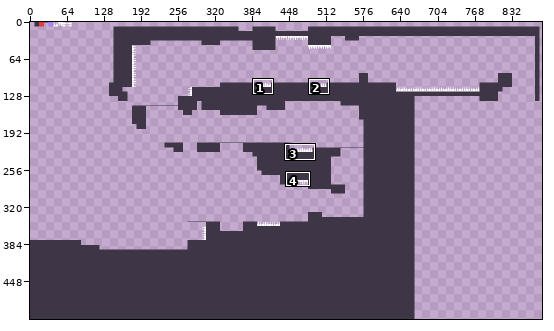
Edited in one commit: pixel-art file (graphics/test_room.aseprite). The first picture is a wide view before the edit; the outline marks the close-up.
Close-up. Old version:
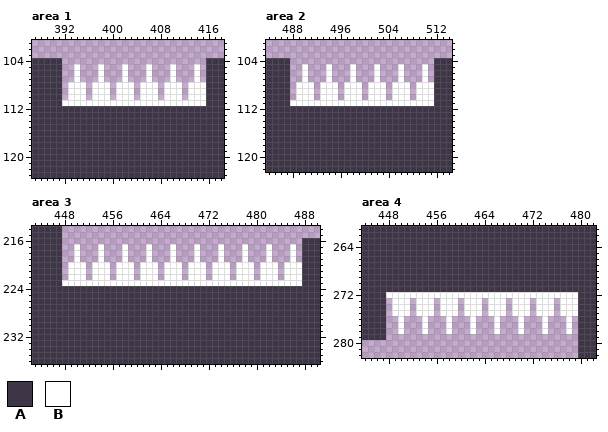
1024x512 pixels, 1 frame. Shown: area 1: x 387..418, y 101..123; area 2: x 484..514, y 101..122; area 3: x 443..490, y 214..236; area 4: x 444..482, y 261..282. The wide view leaves out empty margins. The commit also changed other parts of the picture, which this record leaves out.
Visible layers, top first: "TestTilemap", "Layer 1".
Palette (. is transparent): A #3e3546  B #ffffff
Pixels before, area 1, first column x 387:
104 AAAAA........................AAA
105 AAAAA..B...B...B...B...B...B.AAA
106 AAAAA..B...B...B...B...B...B.AAA
107 AAAAA..B...B...B...B...B...B.AAA
108 AAAAA.BBB.BBB.BBB.BBB.BBB.BBBAAA
109 AAAAA.BBB.BBB.BBB.BBB.BBB.BBBAAA
110 AAAAA.BBB.BBB.BBB.BBB.BBB.BBBAAA
111 AAAAABBBBBBBBBBBBBBBBBBBBBBBBAAA
112 AAAAAAAAAAAAAAAAAAAAAAAAAAAAAAAA
113 AAAAAAAAAAAAAAAAAAAAAAAAAAAAAAAA
114 AAAAAAAAAAAAAAAAAAAAAAAAAAAAAAAA
115 AAAAAAAAAAAAAAAAAAAAAAAAAAAAAAAA
116 AAAAAAAAAAAAAAAAAAAAAAAAAAAAAAAA
117 AAAAAAAAAAAAAAAAAAAAAAAAAAAAAAAA
118 AAAAAAAAAAAAAAAAAAAAAAAAAAAAAAAA
119 AAAAAAAAAAAAAAAAAAAAAAAAAAAAAAAA
120 AAAAAAAAAAAAAAAAAAAAAAAAAAAAAAAA
121 AAAAAAAAAAAAAAAAAAAAAAAAAAAAAAAA
122 AAAAAAAAAAAAAAAAAAAAAAAAAAAAAAAA
123 AAAAAAAAAAAAAAAAAAAAAAAAAAAAAAAA
Pixels before, area 2, first column x 484:
104 AAAA........................AAA
105 AAAA..B...B...B...B...B...B.AAA
106 AAAA..B...B...B...B...B...B.AAA
107 AAAA..B...B...B...B...B...B.AAA
108 AAAA.BBB.BBB.BBB.BBB.BBB.BBBAAA
109 AAAA.BBB.BBB.BBB.BBB.BBB.BBBAAA
110 AAAA.BBB.BBB.BBB.BBB.BBB.BBBAAA
111 AAAABBBBBBBBBBBBBBBBBBBBBBBBAAA
112 AAAAAAAAAAAAAAAAAAAAAAAAAAAAAAA
113 AAAAAAAAAAAAAAAAAAAAAAAAAAAAAAA
114 AAAAAAAAAAAAAAAAAAAAAAAAAAAAAAA
115 AAAAAAAAAAAAAAAAAAAAAAAAAAAAAAA
116 AAAAAAAAAAAAAAAAAAAAAAAAAAAAAAA
117 AAAAAAAAAAAAAAAAAAAAAAAAAAAAAAA
118 AAAAAAAAAAAAAAAAAAAAAAAAAAAAAAA
119 AAAAAAAAAAAAAAAAAAAAAAAAAAAAAAA
120 AAAAAAAAAAAAAAAAAAAAAAAAAAAAAAA
121 AAAAAAAAAAAAAAAAAAAAAAAAAAAAAAA
122 AAAAAAAAAAAAAAAAAAAAAAAAAAAAAAA
Pixels before, area 3, first column x 443:
214 AAAAA...........................................
215 AAAAA...........................................
216 AAAAA........................................AAA
217 AAAAA..B...B...B...B...B...B...B...B...B...B.AAA
218 AAAAA..B...B...B...B...B...B...B...B...B...B.AAA
219 AAAAA..B...B...B...B...B...B...B...B...B...B.AAA
220 AAAAA.BBB.BBB.BBB.BBB.BBB.BBB.BBB.BBB.BBB.BBBAAA
221 AAAAA.BBB.BBB.BBB.BBB.BBB.BBB.BBB.BBB.BBB.BBBAAA
222 AAAAA.BBB.BBB.BBB.BBB.BBB.BBB.BBB.BBB.BBB.BBBAAA
223 AAAAABBBBBBBBBBBBBBBBBBBBBBBBBBBBBBBBBBBBBBBBAAA
224 AAAAAAAAAAAAAAAAAAAAAAAAAAAAAAAAAAAAAAAAAAAAAAAA
225 AAAAAAAAAAAAAAAAAAAAAAAAAAAAAAAAAAAAAAAAAAAAAAAA
226 AAAAAAAAAAAAAAAAAAAAAAAAAAAAAAAAAAAAAAAAAAAAAAAA
227 AAAAAAAAAAAAAAAAAAAAAAAAAAAAAAAAAAAAAAAAAAAAAAAA
228 AAAAAAAAAAAAAAAAAAAAAAAAAAAAAAAAAAAAAAAAAAAAAAAA
229 AAAAAAAAAAAAAAAAAAAAAAAAAAAAAAAAAAAAAAAAAAAAAAAA
230 AAAAAAAAAAAAAAAAAAAAAAAAAAAAAAAAAAAAAAAAAAAAAAAA
231 AAAAAAAAAAAAAAAAAAAAAAAAAAAAAAAAAAAAAAAAAAAAAAAA
232 AAAAAAAAAAAAAAAAAAAAAAAAAAAAAAAAAAAAAAAAAAAAAAAA
233 AAAAAAAAAAAAAAAAAAAAAAAAAAAAAAAAAAAAAAAAAAAAAAAA
234 AAAAAAAAAAAAAAAAAAAAAAAAAAAAAAAAAAAAAAAAAAAAAAAA
235 AAAAAAAAAAAAAAAAAAAAAAAAAAAAAAAAAAAAAAAAAAAAAAAA
236 AAAAAAAAAAAAAAAAAAAAAAAAAAAAAAAAAAAAAAAAAAAAAAAA
Pixels before, area 4, first column x 444:
261 AAAAAAAAAAAAAAAAAAAAAAAAAAAAAAAAAAAAAAA
262 AAAAAAAAAAAAAAAAAAAAAAAAAAAAAAAAAAAAAAA
263 AAAAAAAAAAAAAAAAAAAAAAAAAAAAAAAAAAAAAAA
264 AAAAAAAAAAAAAAAAAAAAAAAAAAAAAAAAAAAAAAA
265 AAAAAAAAAAAAAAAAAAAAAAAAAAAAAAAAAAAAAAA
266 AAAAAAAAAAAAAAAAAAAAAAAAAAAAAAAAAAAAAAA
267 AAAAAAAAAAAAAAAAAAAAAAAAAAAAAAAAAAAAAAA
268 AAAAAAAAAAAAAAAAAAAAAAAAAAAAAAAAAAAAAAA
269 AAAAAAAAAAAAAAAAAAAAAAAAAAAAAAAAAAAAAAA
270 AAAAAAAAAAAAAAAAAAAAAAAAAAAAAAAAAAAAAAA
271 AAAAAAAAAAAAAAAAAAAAAAAAAAAAAAAAAAAAAAA
272 AAAABBBBBBBBBBBBBBBBBBBBBBBBBBBBBBBBAAA
273 AAAA.BBB.BBB.BBB.BBB.BBB.BBB.BBB.BBBAAA
274 AAAA.BBB.BBB.BBB.BBB.BBB.BBB.BBB.BBBAAA
275 AAAA.BBB.BBB.BBB.BBB.BBB.BBB.BBB.BBBAAA
276 AAAA..B...B...B...B...B...B...B...B.AAA
277 AAAA..B...B...B...B...B...B...B...B.AAA
278 AAAA..B...B...B...B...B...B...B...B.AAA
279 AAAA................................AAA
280 ....................................AAA
281 ....................................AAA
282 ....................................AAA
The same view after the edit:
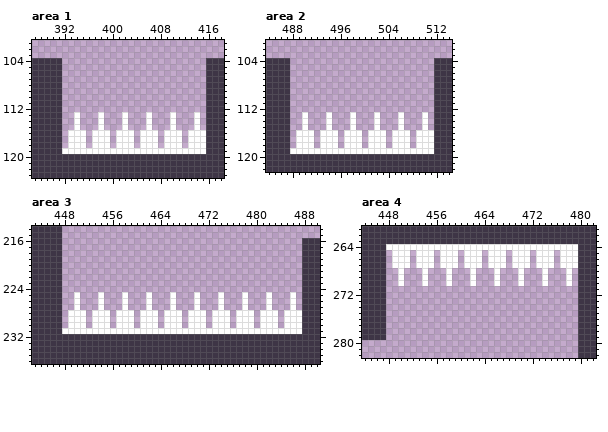
Changes in this commit:
Area 1, layer "TestTilemap":
y 105..107: x 394 B -> .; x 398 B -> .; x 402 B -> .; x 406 B -> .; x 410 B -> .; x 414 B -> .
y 108..110: x 393..395 BBB -> ...; x 397..399 BBB -> ...; x 401..403 BBB -> ...; x 405..407 BBB -> ...; x 409..411 BBB -> ...; x 413..415 BBB -> ...
y 111: x 392..415 BBBBBBBBBBBBBBBBBBBBBBBB -> ........................
y 112: x 392..415 AAAAAAAAAAAAAAAAAAAAAAAA -> ........................
y 113..115: x 392..415 AAAAAAAAAAAAAAAAAAAAAAAA -> ..B...B...B...B...B...B.
y 116..118: x 392..415 AAAAAAAAAAAAAAAAAAAAAAAA -> .BBB.BBB.BBB.BBB.BBB.BBB
y 119: x 392..415 AAAAAAAAAAAAAAAAAAAAAAAA -> BBBBBBBBBBBBBBBBBBBBBBBB
Area 2, layer "TestTilemap":
y 105..107: x 490 B -> .; x 494 B -> .; x 498 B -> .; x 502 B -> .; x 506 B -> .; x 510 B -> .
y 108..110: x 489..491 BBB -> ...; x 493..495 BBB -> ...; x 497..499 BBB -> ...; x 501..503 BBB -> ...; x 505..507 BBB -> ...; x 509..511 BBB -> ...
y 111: x 488..511 BBBBBBBBBBBBBBBBBBBBBBBB -> ........................
y 112: x 488..511 AAAAAAAAAAAAAAAAAAAAAAAA -> ........................
y 113..115: x 488..511 AAAAAAAAAAAAAAAAAAAAAAAA -> ..B...B...B...B...B...B.
y 116..118: x 488..511 AAAAAAAAAAAAAAAAAAAAAAAA -> .BBB.BBB.BBB.BBB.BBB.BBB
y 119: x 488..511 AAAAAAAAAAAAAAAAAAAAAAAA -> BBBBBBBBBBBBBBBBBBBBBBBB
Area 3, layer "TestTilemap":
y 217..219: x 450 B -> .; x 454 B -> .; x 458 B -> .; x 462 B -> .; x 466 B -> .; x 470 B -> .; x 474 B -> .; x 478 B -> .; x 482 B -> .; x 486 B -> .
y 220..222: x 449..451 BBB -> ...; x 453..455 BBB -> ...; x 457..459 BBB -> ...; x 461..463 BBB -> ...; x 465..467 BBB -> ...; x 469..471 BBB -> ...; x 473..475 BBB -> ...; x 477..479 BBB -> ...; x 481..483 BBB -> ...; x 485..487 BBB -> ...
y 223: x 448..487 BBBBBBBBBBBBBBBBBBBBBBBBBBBBBBBBBBBBBBBB -> ........................................
y 224: x 448..487 AAAAAAAAAAAAAAAAAAAAAAAAAAAAAAAAAAAAAAAA -> ........................................
y 225..227: x 448..487 AAAAAAAAAAAAAAAAAAAAAAAAAAAAAAAAAAAAAAAA -> ..B...B...B...B...B...B...B...B...B...B.
y 228..230: x 448..487 AAAAAAAAAAAAAAAAAAAAAAAAAAAAAAAAAAAAAAAA -> .BBB.BBB.BBB.BBB.BBB.BBB.BBB.BBB.BBB.BBB
y 231: x 448..487 AAAAAAAAAAAAAAAAAAAAAAAAAAAAAAAAAAAAAAAA -> BBBBBBBBBBBBBBBBBBBBBBBBBBBBBBBBBBBBBBBB
Area 4, layer "TestTilemap":
y 264: x 448..479 AAAAAAAAAAAAAAAAAAAAAAAAAAAAAAAA -> BBBBBBBBBBBBBBBBBBBBBBBBBBBBBBBB
y 265..267: x 448..479 AAAAAAAAAAAAAAAAAAAAAAAAAAAAAAAA -> .BBB.BBB.BBB.BBB.BBB.BBB.BBB.BBB
y 268..270: x 448..479 AAAAAAAAAAAAAAAAAAAAAAAAAAAAAAAA -> ..B...B...B...B...B...B...B...B.
y 271: x 448..479 AAAAAAAAAAAAAAAAAAAAAAAAAAAAAAAA -> ................................
y 272: x 448..479 BBBBBBBBBBBBBBBBBBBBBBBBBBBBBBBB -> ................................
y 273..275: x 449..451 BBB -> ...; x 453..455 BBB -> ...; x 457..459 BBB -> ...; x 461..463 BBB -> ...; x 465..467 BBB -> ...; x 469..471 BBB -> ...; x 473..475 BBB -> ...; x 477..479 BBB -> ...
y 276..278: x 450 B -> .; x 454 B -> .; x 458 B -> .; x 462 B -> .; x 466 B -> .; x 470 B -> .; x 474 B -> .; x 478 B -> .
